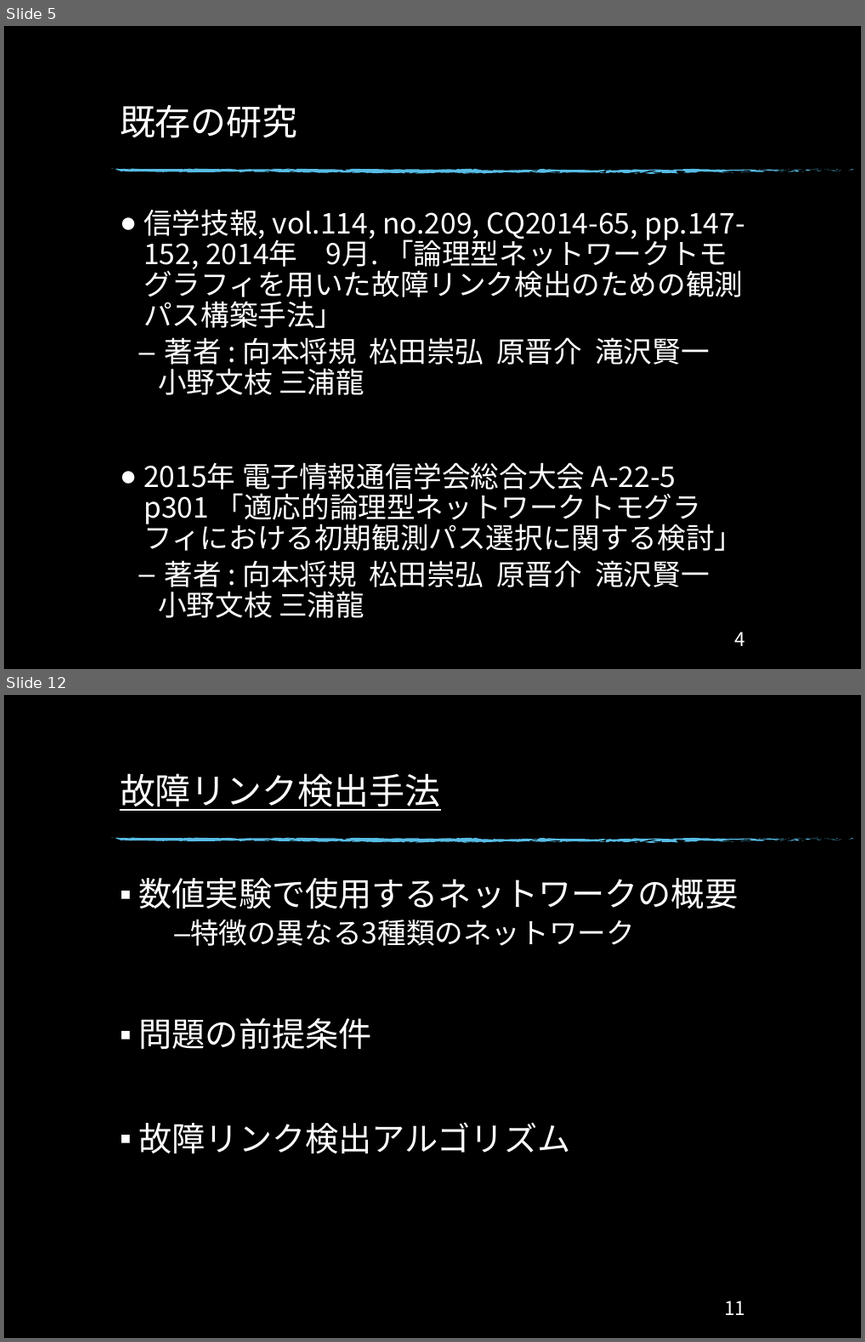
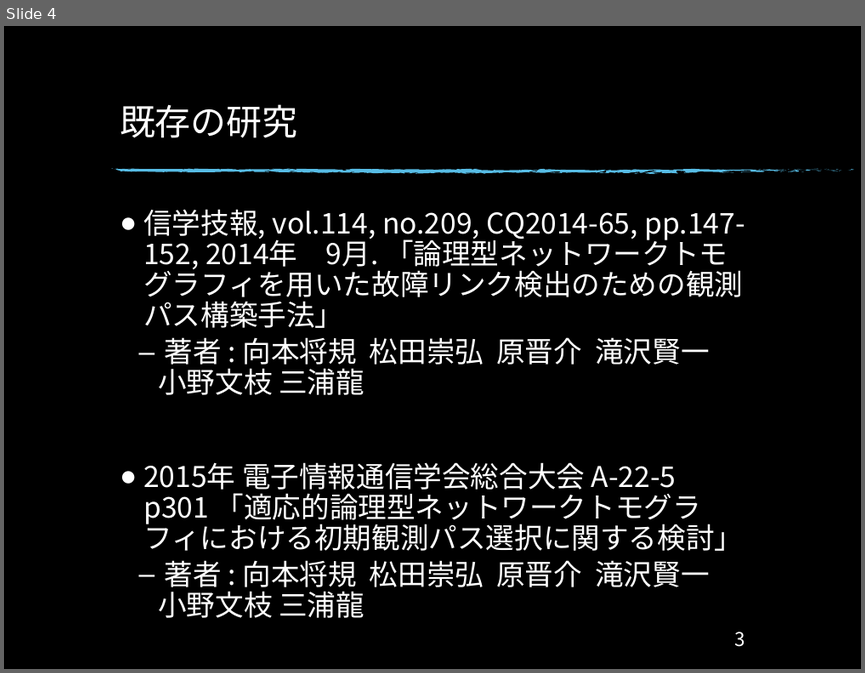
Before and after one commit to Ryo0021300/Monograph, a slide deck: Monograph/卒研発表_34.pptx. Shown one above the other, each under a label of ours: slides 5 and 12 before the commit, slide 4 after it; the slides between them are not shown. The pictures are 865x1342 and 865x673 pixels, drawn with LibreOffice and Linux fonts; fonts in the diff are those of the drawing; background and template pictures are left out. Boxes give left, top, right and bottom in pixels: in the first picture for what was removed or moved away, otherwise in the second. Text is boxed around its words. In the diff, an @@ line names an element or a change of style, - is before the commit and + after.

```diff
--- a/Monograph/卒研発表_34.pptx
+++ b/Monograph/卒研発表_34.pptx
@@ slide 12 removed at (4,695,861,1338), background picture (left out); not listed: 74 template elements that a slide beside it also shows @@
@@ title removed at (120,773,441,811) @@
-故障リンク検出手法
@@ text removed at (139,878,738,1153) @@
-▪ 数値実験で使用するネットワークの概要
-      – 特徴の異なる3種類のネットワーク
-▪ 問題の前提条件
-▪ 故障リンク検出アルゴリズム
@@ page number removed at (724,1300,745,1315) @@
-11
@@ what was slide 5 is now slide 4 @@
@@ page number at (735,631,745,646): text changed @@
-4
+3
```
Also in this commit, not shown: 13 slides changed, 1 slide added, 6 other slides removed, 7 other files.
